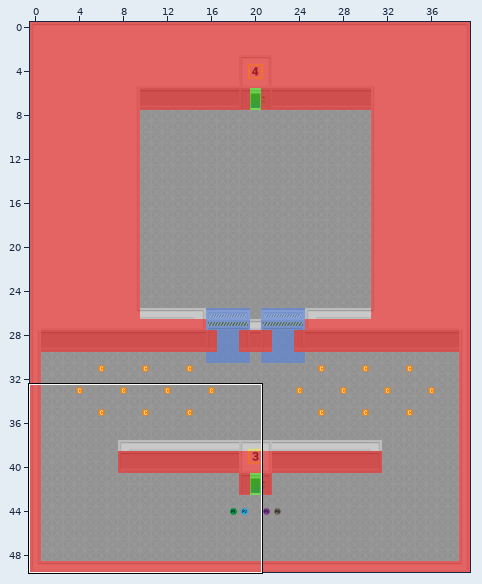
A Tiled map gets an edit: core/assets/maps/level-3.tmx. The picture above shows the old version from afar; the outline marks the close-up.
Close-up. Before:
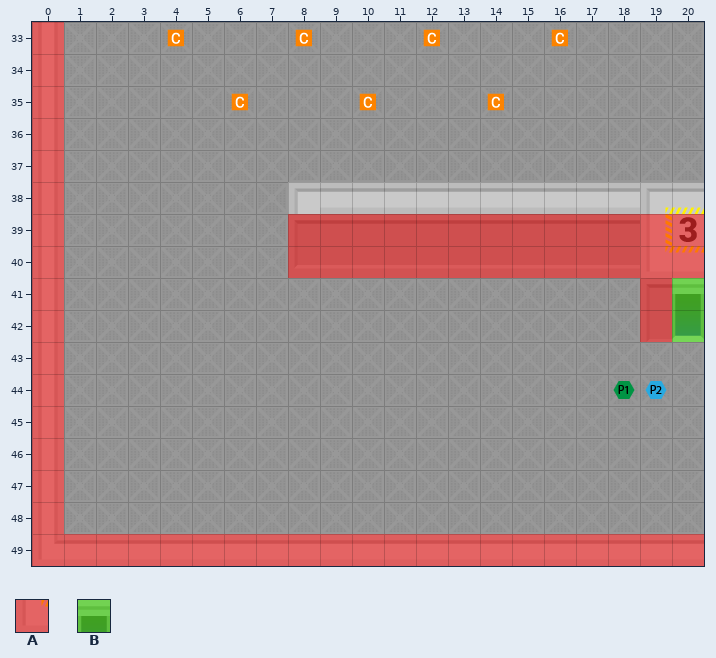
Cells are 32x32 px. Shown: x 0..20, y 33..49. The commit also changed other parts of the map, which this record leaves out.
Key: from "collisions": A 5, B 7.
_ is an empty cell.
Layers that did not change in this view are not listed.
Layer "Collisions" before, first column x 0:
33 A____________________
34 A____________________
35 A____________________
36 A____________________
37 A____________________
38 A____________________
39 A_______AAAAAAAAAAAAA
40 A_______AAAAAAAAAAAAA
41 A__________________AB
42 A__________________AB
43 A____________________
44 A____________________
45 A____________________
46 A____________________
47 A____________________
48 A____________________
49 AAAAAAAAAAAAAAAAAAAAA
Once edited:
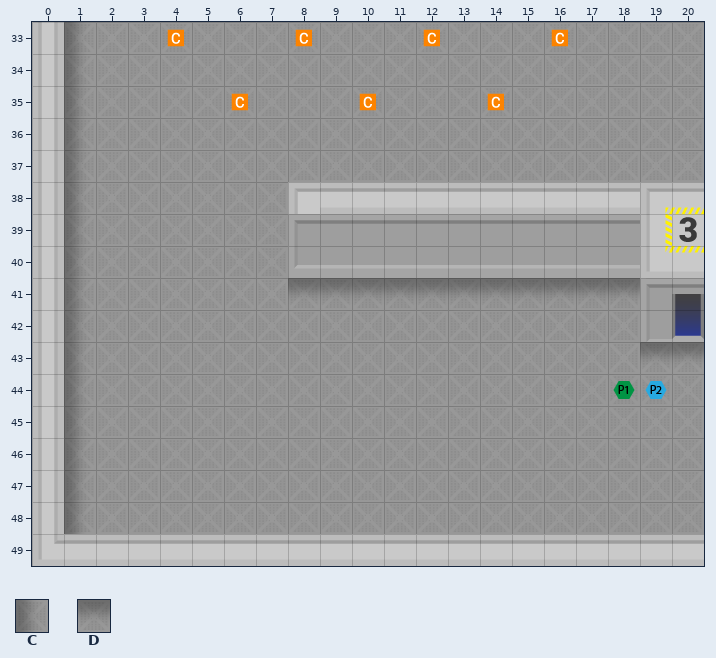
Further tiles: from "terrain": C 110, D 127.
Tiles of an added or newly shown layer are drawn over the layers below it.
See-through tiles are keyed as they look on the map.
The edit:
Changed rows in their new state; . is an unchanged cell.
Layer "Shadow" (now shown):
first column x 1:
33 C...................
34 C...................
35 C...................
36 C...................
37 C...................
38 C...................
39 C...................
40 C...................
41 C......DDDDDDDDDDD..
42 C...................
43 C.................DD
44 C...................
45 C...................
46 C...................
47 C...................
48 C...................
Layer "Collisions" (now hidden):
first column x 0:
33 _....................
34 _....................
35 _....................
36 _....................
37 _....................
38 _....................
39 _......._____________
40 _......._____________
41 _..................__
42 _..................__
43 _....................
44 _....................
45 _....................
46 _....................
47 _....................
48 _....................
49 _____________________
Changed places in both close-ups, as pixel boxes (x1, y1, x2, y2):
changed: (32, 22, 704, 566)
